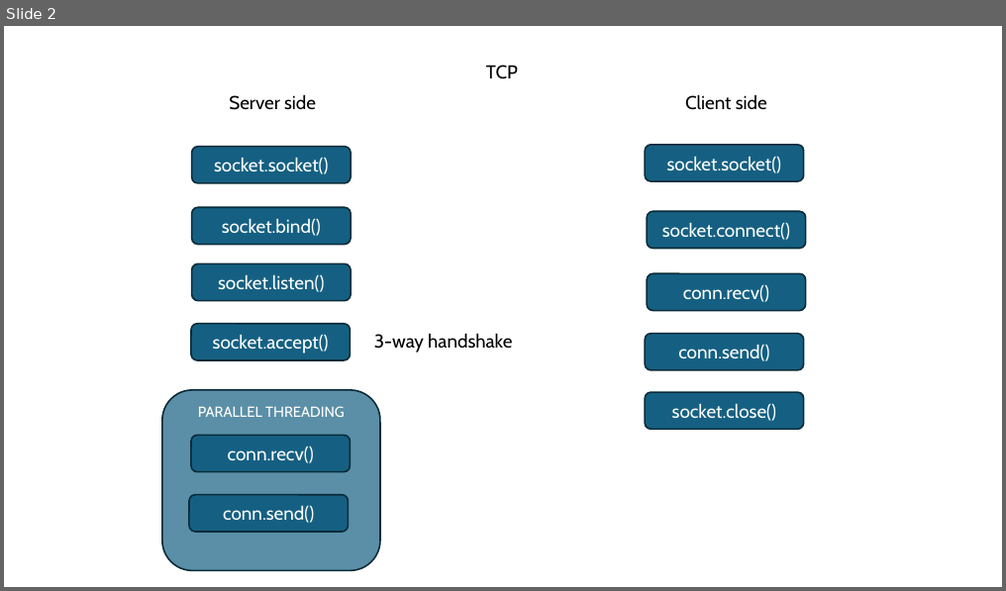
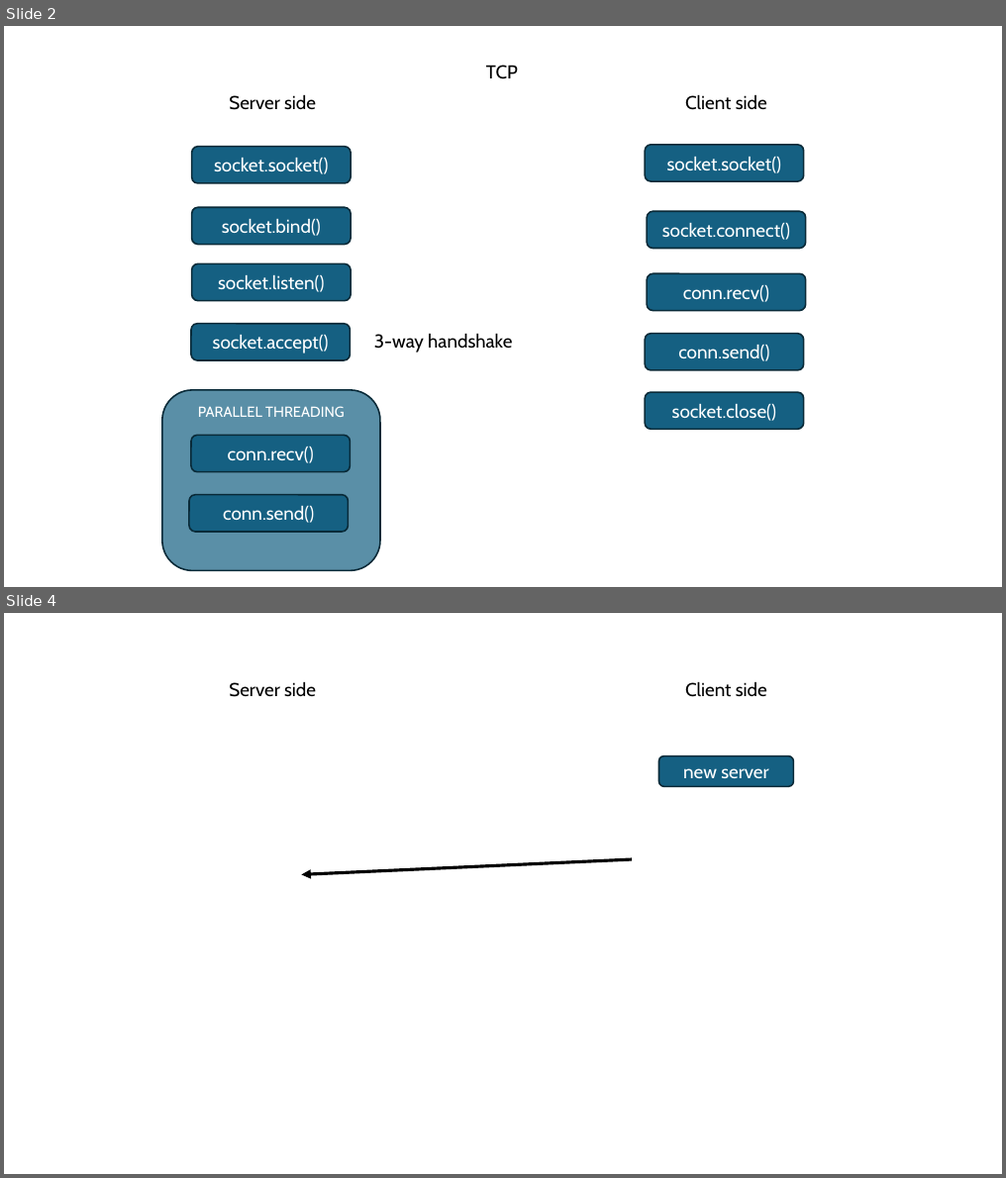
Before and after one commit to raphaelhaehnel/Tic-Tac-Toe-online, a slide deck: software architecture.pptx. Shown one above the other, each under a label of ours: slide 2 before the commit, slides 2 and 4 after it; the slides between them are not shown. The pictures are 1006x591 and 1006x1178 pixels, drawn with LibreOffice and Linux fonts; fonts in the diff are those of the drawing. Boxes give left, top, right and bottom in pixels: in the first picture for what was removed or moved away, otherwise in the second. Text is boxed around its words. In the diff, an @@ line names an element or a change of style, - is before the commit and + after.

Commit message:
client-server communication

```diff
--- a/software architecture.pptx
+++ b/software architecture.pptx
@@ slide 4 added at bbox=[4, 613, 1002, 1174], background #FFFFFF @@
@@ text added at bbox=[229, 681, 316, 697], 18 pt, text #000000 @@
+Server side
@@ text added at bbox=[685, 681, 767, 697], 18 pt, text #000000 @@
+Client side
@@ rounded rectangle added at bbox=[659, 756, 794, 786], fill #156082, outline #092A39 1.5 pt, 18 pt, text #FFFFFF @@
+new server
@@ arrow added from (632, 860) to (301, 875), #000000 3 pt @@
```
Also in this commit, not shown: 1 other slide added, 1 slide removed, 4 other files.
